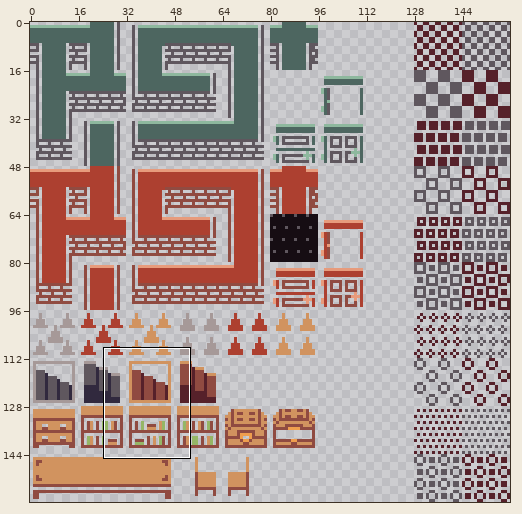
One commit to this sprite sheet: sevendrl/src/Dungeon.png. Above: a wide view before the commit, with the close-up outlined.
Close-up. Earlier state:
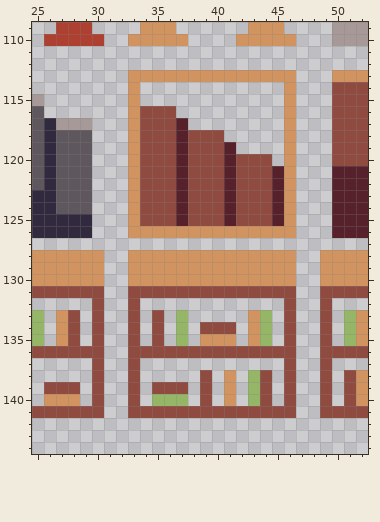
The file is 160x160 pixels. Shown: x 25..52, y 109..144.
And afterwards:
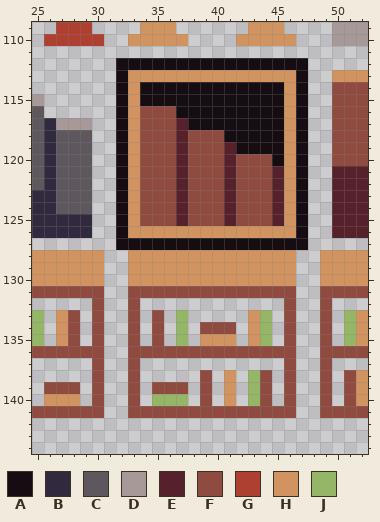
Palette (. is transparent): A #160d13  B #31293e  C #5f575e  D #a69998  E #56212a  F #904b41  G #ad4030  H #d1935f  J #95b666
Difference:
The edit adds colour A in row 112 at x 32 to 47; in row 113 at x 32 and 47; in rows 114 to 115 at x 32, 34 to 45 and 47; in row 116 at x 32, 37 to 45 and 47; in row 117 at x 32, 38 to 45 and 47; in row 118 at x 32, 41 to 45 and 47.
The edit adds colour A in row 119 at x 32, 42 to 45 and 47; in row 120 at x 32, 45 and 47; in rows 121 to 126 at x 32 and 47; in row 127 at x 32 to 47.
